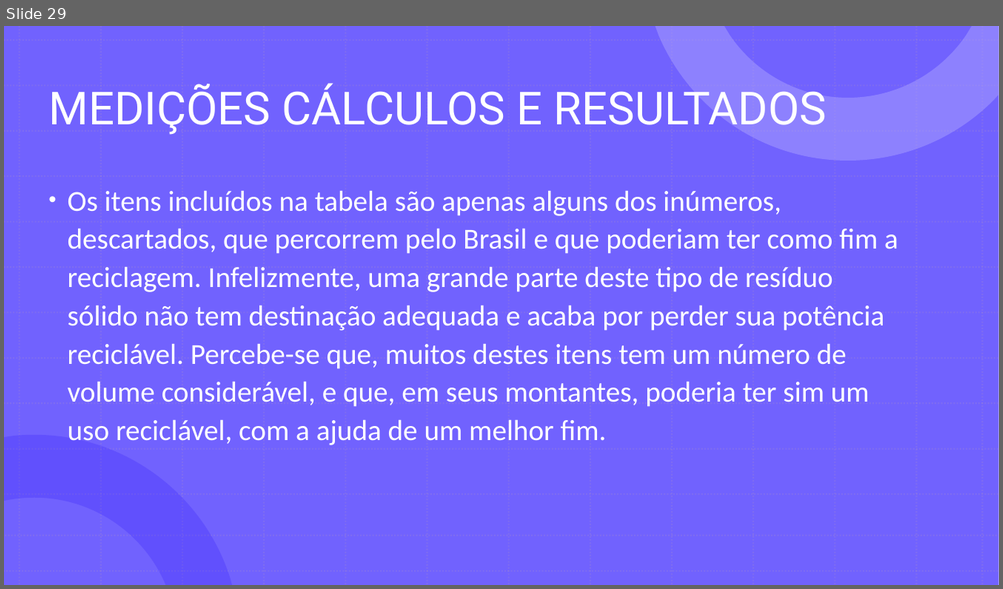
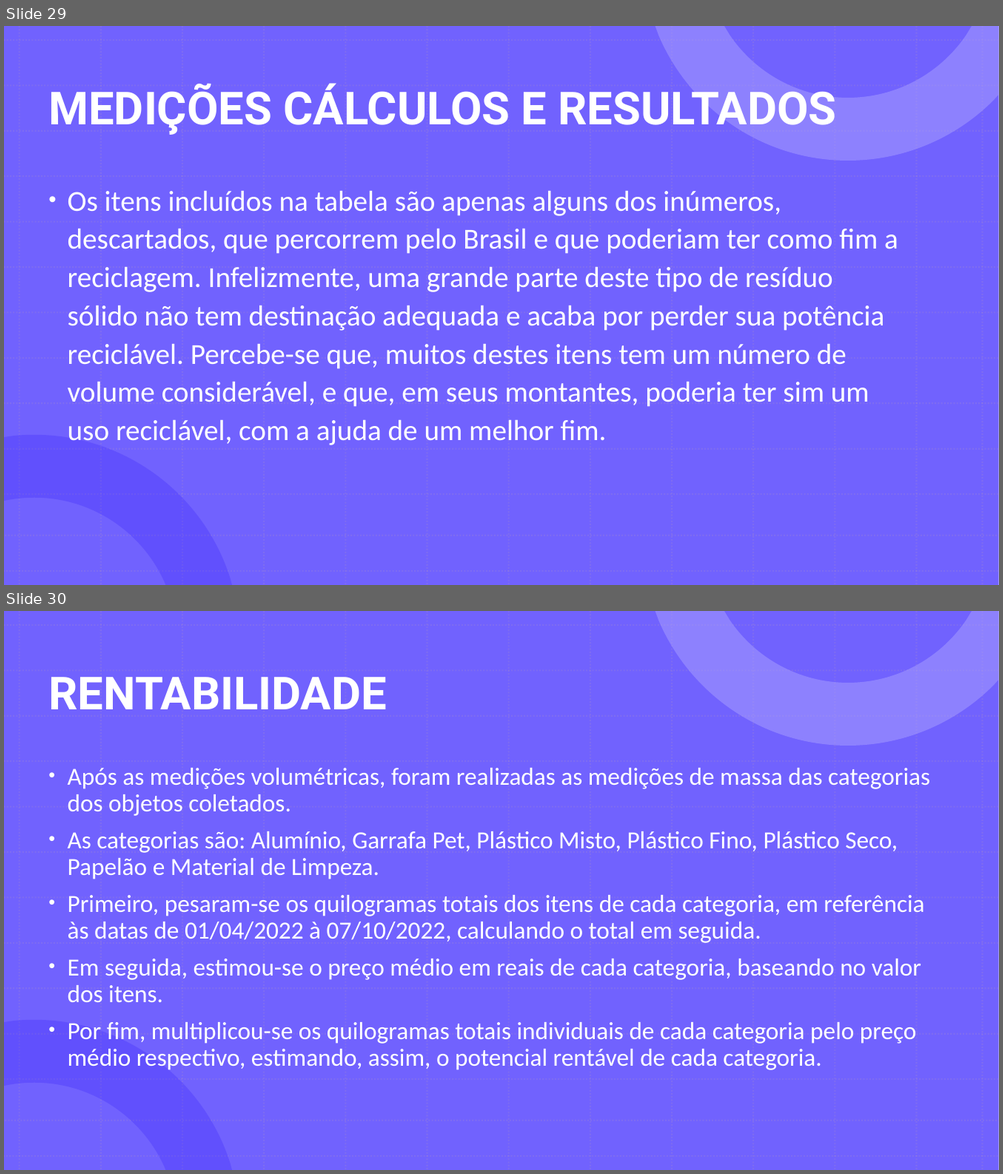
Before and after one commit to GabrielDSS0/ETEC-Coisas-Escolares, a slide deck: 1 etim ds 2022/EAMT/Trabalho Acadêmico/Relatório (a importância dos ecopontos)/A importância da separação dos recicláveis 3/Ecopontos - EAMT.pptx. Shown one above the other, each under a label of ours: slide 29 before the commit, slides 29 and 30 after it. The pictures are 1003x589 and 1003x1174 pixels, drawn with LibreOffice and Linux fonts; fonts in the diff are those of the drawing. Boxes give left, top, right and bottom in pixels: in the first picture for what was removed or moved away, otherwise in the second. Text is boxed around its words. In the diff, an @@ line names an element or a change of style, - is before the commit and + after.

```diff
--- a/1 etim ds 2022/EAMT/Trabalho Acadêmico/Relatório (a importância dos ecopontos)/A importância da separação dos recicláveis 3/Ecopontos - EAMT.pptx
+++ b/1 etim ds 2022/EAMT/Trabalho Acadêmico/Relatório (a importância dos ecopontos)/A importância da separação dos recicláveis 3/Ecopontos - EAMT.pptx
@@ slide 30 added at box(4, 611, 999, 1170), background #FFFFFF; not listed: 29 template elements that a slide beside it also shows @@
@@ title added at box(48, 677, 387, 709), 44 pt, text #FFFFFF, bold @@
+RENTABILIDADE
@@ text added at box(68, 768, 930, 1071), 23.8 pt, text #FFFFFF @@
+• Após as medições volumétricas, foram realizadas as medições de massa das categorias dos objetos coletados.
+• As categorias são: Alumínio, Garrafa Pet, Plástico Misto, Plástico Fino, Plástico Seco, Papelão e Material de Limpeza.
+• Primeiro, pesaram-se os quilogramas totais dos itens de cada categoria, em referência às datas de 01/04/2022 à 07/10/2022, calculando o total em seguida.
+• Em seguida, estimou-se o preço médio em reais de cada categoria, baseando no valor dos itens.
+• Por fim, multiplicou-se os quilogramas totais individuais de cada categoria pelo preço médio respectivo, estimando, assim, o potencial rentável de cada categoria.
@@ slide 29 changed as well @@
@@ title "MEDIÇÕES CÁLCULOS E RESULTADOS" at box(48, 83, 836, 135): bold on @@
```
Also in this commit, not shown: 27 other slides changed, 3 other slides added, 1 other file.
